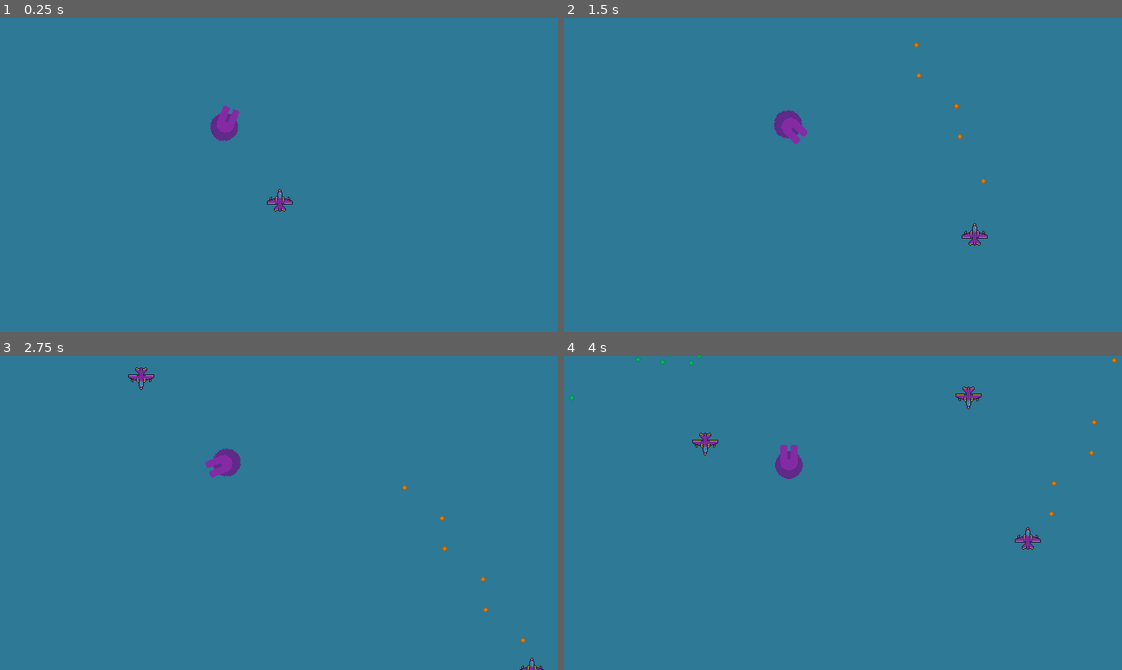
Above: before the commit, frames 1-4 (two rows, left to right).
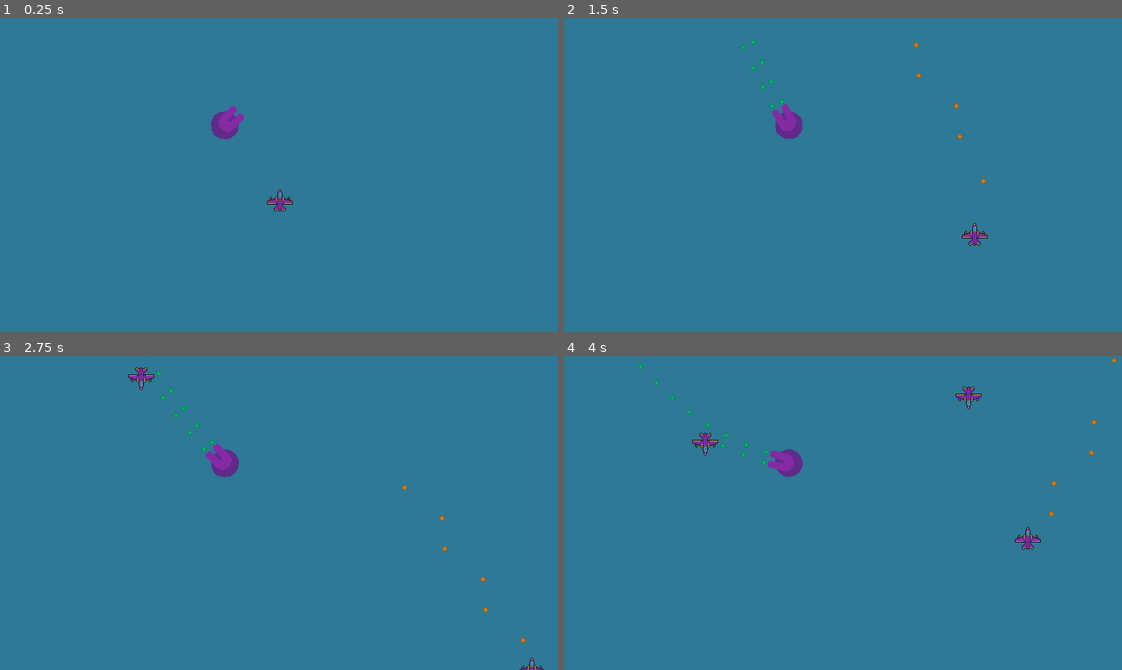
Above: after the commit, the same moments.

Repository: Nekupa-Studio/PlaneGame
Game: Godot game, scene res://scenes/prototype.tscn
Two runs of this game, one before a commit and one after it. Both use one fixed random seed, a clock stepped at 60 frames per second and the inputs below.
Inputs:
- Up to frame 1 (0.25 s): no input
- Up to frame 2 (1.5 s): hold Right (right) 0.53-1.28 s; hold Space (shoot) 0.53-1.28 s; hold Down (down) from 1.28 s (still down); tap Space (shoot) at 1.35 s
- Up to frame 3 (2.75 s): release Down (down) at 2.03 s; hold Right (right) from 2.03 s (still down); hold Space (shoot) from 2.03 s (still down)
- Up to frame 4 (4 s): release Right (right) at 2.78 s; release Space (shoot) at 2.78 s; hold Up (up) 2.78-3.53 s; tap Space (shoot) at 2.85 s; hold Left (left) from 3.53 s (still down); hold Space (shoot) from 3.53 s (still down)

The runs differ from the first frame. In frame 1, 0.2% of the frame differs, in the area x 37-44%, y 27-40%; in frame 2, 0.4%; in frame 3, 0.3%; in frame 4, 0.4%, in the area x 0-43%, y 0-40%.

Commit message:
finished turret ai and ditched overheating mechanic

Diff:
--- a/assets/scenes/base_turret.tscn
+++ b/assets/scenes/base_turret.tscn
@@ -8,8 +8,11 @@
 [ext_resource type="Script" uid="uid://qrc67qkjq0kj" path="res://scripts/types/sight_zone.gd" id="6_qxnqt"]
 [ext_resource type="Script" uid="uid://bytie10x37gad" path="res://scripts/types/firing_point.gd" id="6_v06l7"]
 
-[node name="BaseTurret" type="CharacterBody2D"]
+[node name="BaseTurret" type="CharacterBody2D" node_paths=PackedStringArray("shooting_system")]
 script = ExtResource("1_7uvba")
+shooting_system = NodePath("ShootingSystem")
+rot_per_second = 1.0
+rot_off_time = 0.1
 actor_type = 1
 
 [node name="VisionSystem" type="Node2D" parent="." node_paths=PackedStringArray("sight_area")]
@@ -25,11 +28,12 @@
 metadata/_custom_type_script = "uid://br5ymhmeeio48"
 
 [node name="Sprite" type="Sprite2D" parent="."]
+rotation = 1.5708
 texture = ExtResource("5_j135f")
-offset = Vector2(0.06, -6.305)
+offset = Vector2(0.06, -8)
 
 [node name="SightZone" type="Area2D" parent="."]
-position = Vector2(0, -1)
+rotation = 1.5708
 script = ExtResource("6_qxnqt")
 metadata/_custom_type_script = "uid://qrc67qkjq0kj"
 
@@ -37,13 +41,15 @@
 polygon = PackedVector2Array(-8, -7, -64, -255, 64, -255, 8, -7)
 
 [node name="LeftGun" type="Node2D" parent="."]
-position = Vector2(-6, -20)
+position = Vector2(18, -6)
 script = ExtResource("6_v06l7")
+angle = 0.0
 metadata/_custom_type_script = "uid://bytie10x37gad"
 
 [node name="RightGun" type="Node2D" parent="."]
-position = Vector2(6, -20)
+position = Vector2(18, 6)
 script = ExtResource("6_v06l7")
+angle = 0.0
 metadata/_custom_type_script = "uid://bytie10x37gad"
 
 [connection signal="enemy_detected" from="VisionSystem" to="." method="_on_vision_system_enemy_detected"]
--- a/scripts/handlers/turret_handler.gd
+++ b/scripts/handlers/turret_handler.gd
@@ -1,17 +1,86 @@
 class_name BaseTurret
 extends GameActor
 
-var shooting = false
+enum STATES {SCANNING, LOCKED}
+
+var current_state := STATES.SCANNING
+
+@export var shooting_system: ShootingSystem
+@export var rot_per_second: float = 0.5
+@export var rot_off_time: float = 0.3
+@export_range(0,180,1) var rot_range: float = 180
+
+var target: GameActor
+
+var rotating: bool = true
+var rot_dir: int = 1
+
+var up_angle: float = 270
+var time_since_rot_stop: float = 0
+
+@onready var max_angle: float = up_angle + rot_range / 2
+@onready var min_angle: float = up_angle - rot_range / 2
+@onready var rot_speed: float = deg_to_rad(rot_range * rot_per_second)
+
+func locked_behavior(_delta: float):
+	if not target:
+		current_state = STATES.SCANNING
+		return
+
+	look_at(target.global_position)
+	shooting_system.fire()
+
+	if is_angle_out_of_bounds():
+		current_state = STATES.SCANNING
+		target = null
+		return
+
+func inverting_rotation(delta: float):
+
+	if time_since_rot_stop >= rot_off_time:
+		rotating = true
+
+	time_since_rot_stop += delta
+
+func scanning_by_rotating(delta: float):
+
+	rotate(rot_speed * delta * rot_dir)
+
+	if is_angle_out_of_bounds():
+		rotating = false
+		time_since_rot_stop = 0
+
+		rotation_degrees = max_angle if rot_dir == 1 else min_angle
+
+		rot_dir *= -1
+
+func scanning_behavior(delta: float):
+
+	if rotating:
+		scanning_by_rotating(delta)
+		return
+	inverting_rotation(delta)
+
+func is_angle_out_of_bounds():
+	return rotation_degrees >= max_angle or rotation_degrees <= min_angle
+
+func _ready() -> void:
+	assert(shooting_system, "No ShootingSystem assigned to Turret at %s" % get_path())
+	rotation_degrees = up_angle
 
 func _physics_process(delta: float) -> void:
-	rotate(delta * PI / 2)
 
-	if shooting:
-		$ShootingSystem.fire()
-
+	match current_state:
+		STATES.LOCKED: locked_behavior(delta)
+		STATES.SCANNING: scanning_behavior(delta)
 
 func _on_vision_system_enemy_detected(enemy: GameActor) -> void:
-	shooting = true
+	if current_state == STATES.SCANNING:
+		current_state = STATES.LOCKED
+		target = enemy
 
 func _on_vision_system_enemy_lost(enemy: GameActor) -> void:
-	shooting = false
+	if current_state == STATES.LOCKED:
+		current_state = STATES.SCANNING
+		if target == enemy:
+			target = null
